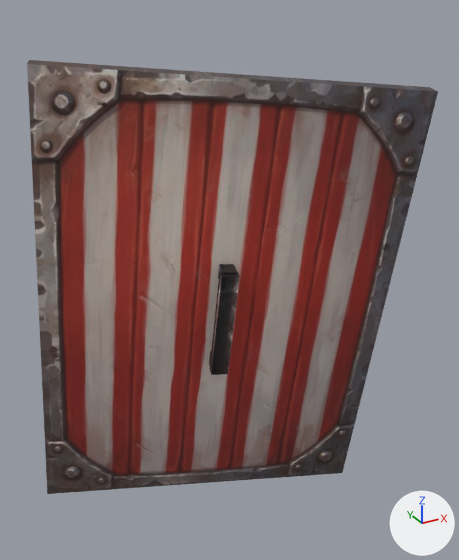
Renders of the glTF model assets/models/arms/shield_tower.glb from each side of a commit.
The view is the same before and after, from a camera (50 mm lens) standing at (-0.8, -0.37, 0.096) and looking at (-0.298, 0.543, -0.36). The axes (+X, +Y, +Z) are drawn at lower right. The lights are the same throughout. The first picture is the older version. Vertices at exactly the same position are counted once.

Names of what the first picture shows: 'shield_board'.
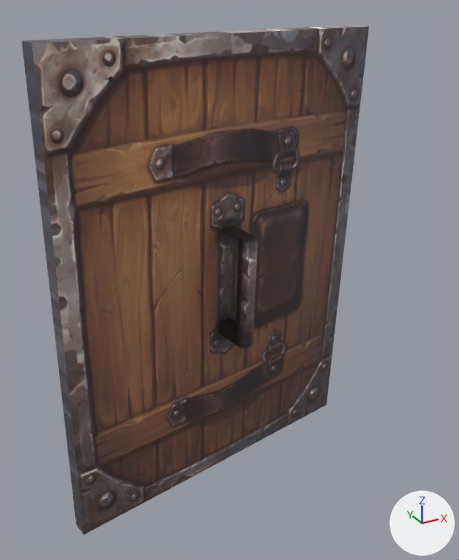
Where the change shows, as pixel boxes [x1, y1, x2, y2] in the pictures (459 x 560 px; the box of a moved part takes in the faces that stretch with it):
'shield_board', reshaped (16% narrower, 17% taller): before [27, 60, 438, 494]; after [22, 25, 369, 535]
part 1 of me_cube, moved or reshaped: before [27, 60, 438, 494]; after [22, 25, 369, 535]
part 2 of me_cube, added: after [236, 236, 258, 348]
part 3 of me_cube, deleted: before [218, 264, 237, 279]
part 4 of me_cube, cut back: before [210, 271, 240, 375]; after [219, 226, 254, 345]

What changed in the scene script:
```text
Change me_cube:
    used by ob_shield_board; location = (0.0, 0.0, 0.0)
    remove me_cube.from_pydata(...)  # 32 vertices, 48 faces; spans x -0.641..-0.002, y 0.382..0.693, z -0.848..0.02
    add me_cube.from_pydata(...)  # 44 vertices, 72 faces; spans x -0.62..-0.004, y 0.459..0.638, z -0.769..0.056
    me_cube part 1: the loose piece of 8 vertices spanning x -0.641..-0.002, y 0.382..0.693, z -0.848..0.02 is multiplied about its middle by the matrix ((0.883, -0.459, -0.099), (0.464, 0.885, 0.033), (0.073, -0.075, 0.995)), then moved by (0.009, 0.011, 0.057)
    me_cube part 2: a new loose piece of 20 vertices spanning x -0.316..-0.284, y 0.459..0.501, z -0.461..-0.259, in mat_body
    me_cube part 3: the loose piece of 8 vertices spanning x -0.343..-0.309, y 0.479..0.518, z -0.343..-0.313 is deleted
    me_cube part 4
    8 vertices are removed from x -0.357..-0.313, y 0.469..0.521, z -0.52..-0.317
    12 faces are deleted
    10 vertices are added at x -0.322..-0.288, y 0.473..0.54, z -0.462..-0.255
    6 new vertices lie (0.0, 0.001, -0.025) away from vertices in x -0.322..-0.288, y 0.473..0.54, z -0.437..-0.255
    24 new faces join them
    other edits to the shape of me_cube do not show in these pictures
```
